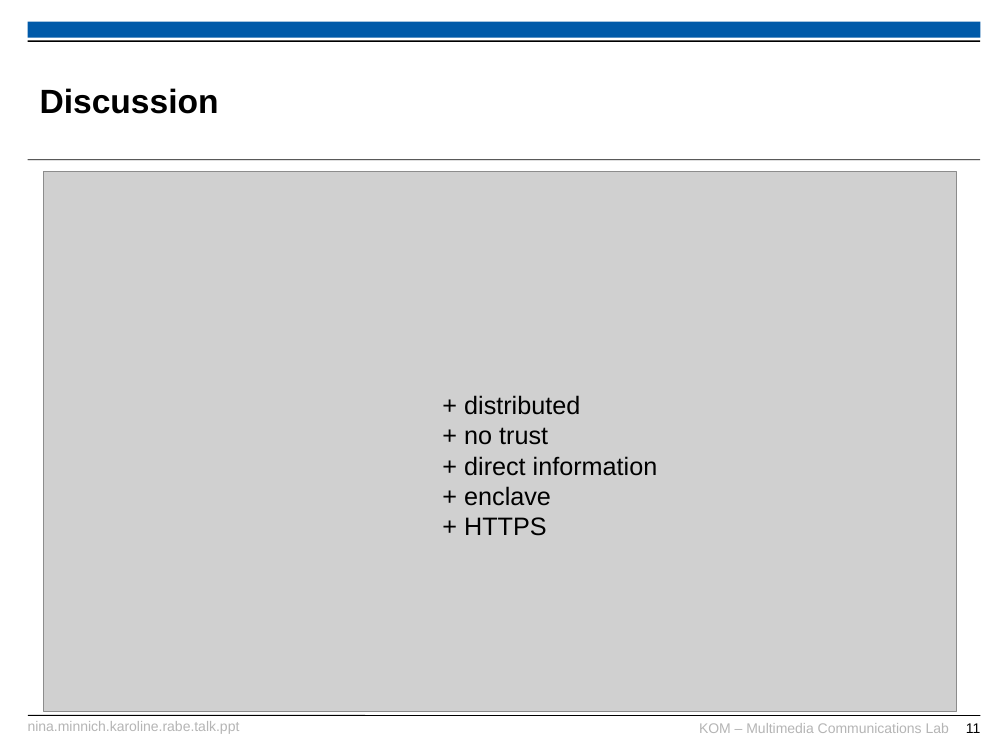
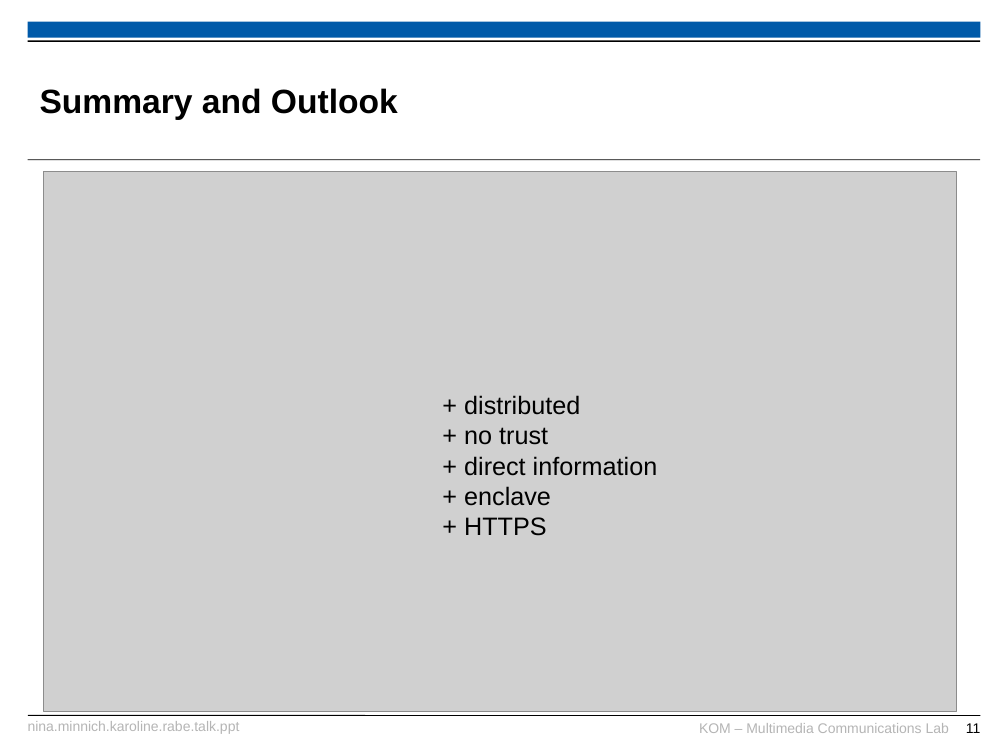
Before and after one commit to karopp/AFTIR, a slide deck: slide 11 of Nina.Minnich.Karoline.Rabe.talk.ppt. Drawn at 1008x756 pixels with LibreOffice and Linux fonts; fonts in the diff are those of the drawing; grey boxes stand for pictures; background and template pictures are left out. Boxes give left, top, right and bottom in pixels: in the first picture for what was removed or moved away, otherwise in the second. Text is boxed around its words. In the diff, an @@ line names an element or a change of style, - is before the commit and + after.

Commit message:
Bild Titelfolie, summary + outlook Überschrift

```diff
--- a/Nina.Minnich.Karoline.Rabe.talk.ppt
+++ b/Nina.Minnich.Karoline.Rabe.talk.ppt
@@ title at (40, 88, 398, 120): text changed @@
-Discussion
+Summary and Outlook
```
Also in this commit, not shown: 1 other slide changed.
